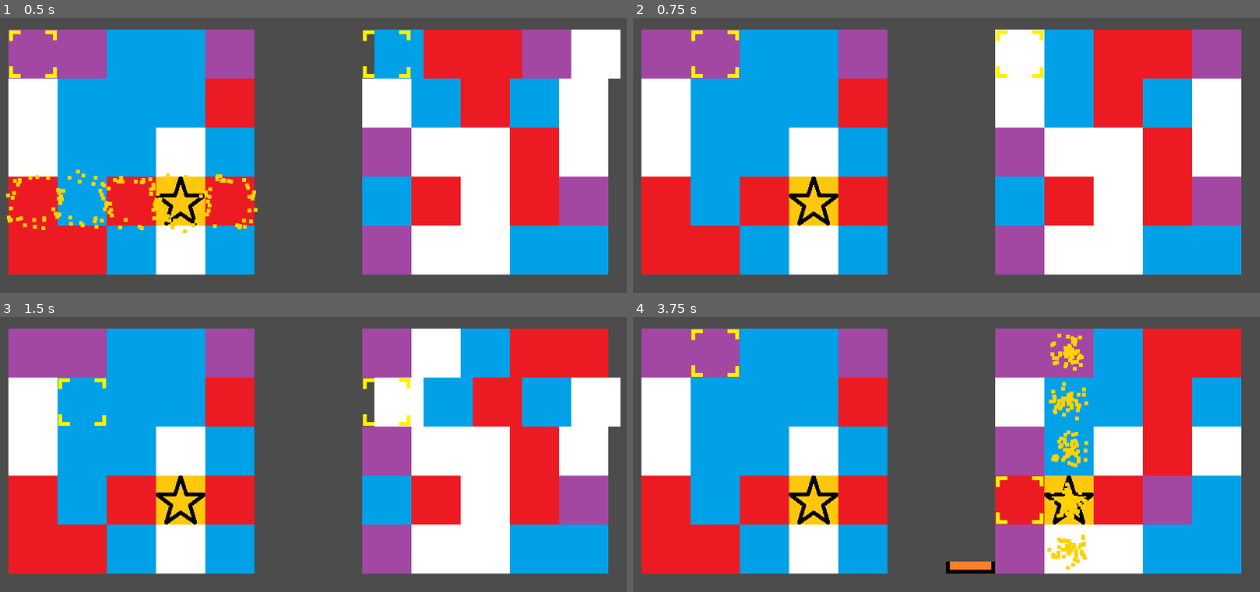
Above: before the commit, frames 1-4 (two rows, left to right).
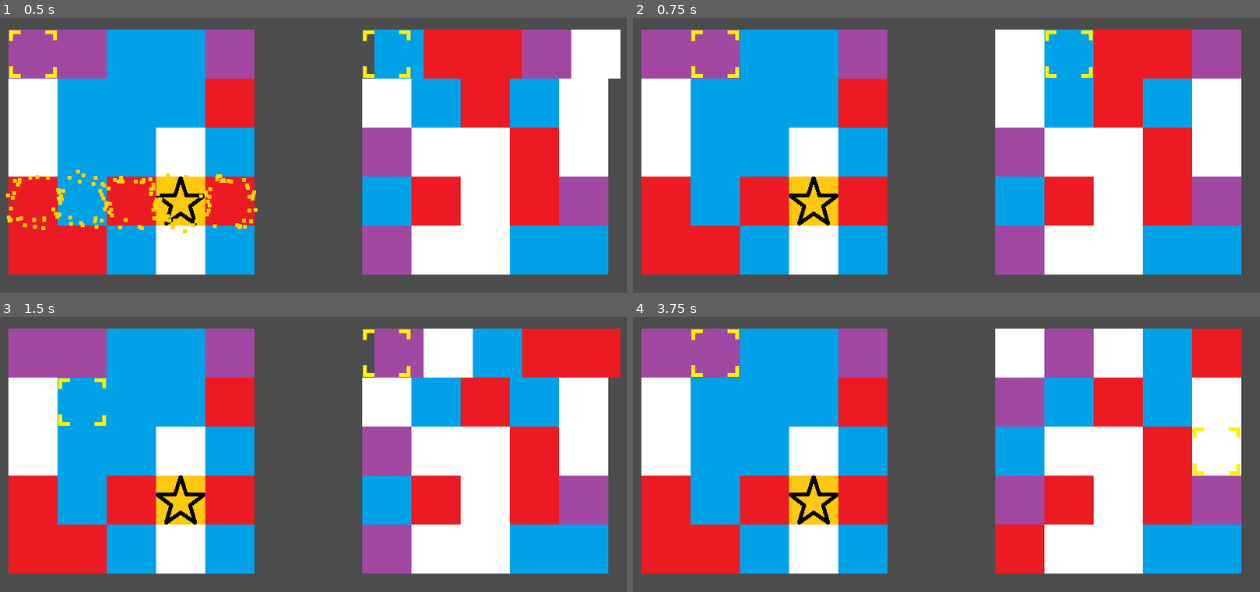
Above: after the commit, the same moments.

Repository: NolanWhitecotton/TilsVersus
Game: Godot game, scene res://Objects/Game/game.tscn
The game is run twice, just before and just after one commit, with the same random seed, the same clock (stepped at 60 frames per second) and the same inputs.
Inputs:
- Up to frame 1 (0.5 s): no input
- Up to frame 2 (0.75 s): tap Enter (ui_accept) at 0.5 s; hold D (cursor_right) from 0.53 s (still down); tap Shift (select_move) at 0.6 s
- Up to frame 3 (1.5 s): tap Enter (ui_accept) at 0.77 s; release D (cursor_right) at 1.28 s; hold S (cursor_down) from 1.28 s (still down); tap Shift (select_move) at 1.35 s
- Up to frame 4 (3.75 s): tap Enter (ui_accept) at 1.52, 3.02 s; release S (cursor_down) at 2.03 s; hold D (cursor_right) 2.03-2.78 s; tap Shift (select_move) at 2.1, 2.85, 3.6 s; hold W (cursor_up) 2.78-3.53 s; hold A (cursor_left) from 3.53 s (still down)

Frame 1 is identical in both runs. In frame 2, 0.4% of the frame differs, in the area x 57-74%, y 4-22%; in frame 3, 4.2%; in frame 4, 23%, in the area x 49-98%, y 3-94%.

Commit message:
Moved the AI to its own script

Diff:
--- /dev/null
+++ b/YoshisCookie/Objects/Board/AI_handler.gd
@@ -0,0 +1,135 @@
+extends Node
+
+class_name AI_handler
+
+var board
+
+var AI_delay_seconds  = 0.5 #TODO let the AI check the score and modify this value to adjust
+
+var ai_completing_color = -1
+var ai_line_type
+var ai_line_pos
+var AI_time_until_move
+
+
+func _init(working_board):
+	board = working_board
+
+	AI_time_until_move = AI_delay_seconds
+	ai_set_line_typepos()
+
+
+func select_possible_color():
+	var valid_colors = get_all_possible_colors()
+	var selecting = valid_colors[randi() % valid_colors.size()]
+	return selecting
+
+
+func ai_set_line_typepos():
+	ai_line_type =  board.LineType.COLUMN if randi()%2 else board.LineType.ROW
+	ai_line_pos = randi() % board.BOARD_SIZE
+
+
+func do_ai_steps():
+	if not board.animation_in_progress():
+		# pick a color to solve
+
+		if(ai_completing_color==-1):
+			ai_completing_color = select_possible_color()
+
+		# check the pieces that need to be solved
+		var to_get_in_place = get_incomplete_in_line(ai_line_type, ai_line_pos, ai_completing_color)
+
+		var piece_y
+		var piece_x
+		# find a piece that matches the color we are solving that is not in the right place
+		var found = false
+		for r in range(board.BOARD_SIZE):
+			if(found):
+				break
+			if(ai_line_type==board.LineType.COLUMN) and ai_line_pos==r: #skip if its the one we're solving
+				continue
+			for c in range(board.BOARD_SIZE):
+				if(ai_line_type==board.LineType.ROW) and ai_line_pos==c: #skip if its the one we're solving
+					continue
+				if board.cookie_grid[r][c].get_color()==ai_completing_color:
+					piece_y = c
+					piece_x = r
+					found = true
+					break
+
+		# The anchor is the position which the cursor would have
+		# to be in such that the cookie we are moving is either in the row or
+		# column of the cursor and the position we are moving it to is in the other.
+		var ai_anchor_x
+		var ai_anchor_y
+
+		# Gets the piece on one of the right axes, then the other.
+		var first_axis_type
+		var first_axis_pos
+		var second_axis_pos
+
+		if(ai_line_type==board.LineType.ROW):
+			ai_anchor_x = to_get_in_place[0]
+			ai_anchor_y = piece_y
+			first_axis_type = board.LineType.COLUMN
+			first_axis_pos = ai_anchor_x
+			second_axis_pos = ai_anchor_y
+		else:
+			ai_anchor_x = piece_x
+			ai_anchor_y = to_get_in_place[0]
+			first_axis_type = board.LineType.ROW
+			first_axis_pos = ai_anchor_y
+			second_axis_pos = ai_anchor_x
+
+		#TODO delay for cursor
+		board.cursor.position.x = ai_anchor_x*64
+		board.cursor.position.y = ai_anchor_y*64
+
+		#if moving to the first axis or the second
+		# TODO let the AI move in the other direction if it is optimal
+		if(get_incomplete_in_line(first_axis_type,first_axis_pos,ai_completing_color).size()==board.BOARD_SIZE):#if there is no goal color in the current col, then move right
+			board.start_line_move(ai_line_type, board.LineSign.POSITIVE, second_axis_pos)
+		else:
+			board.start_line_move(first_axis_type, board.LineSign.POSITIVE, to_get_in_place[0])
+
+
+func move_cursor(delta):
+	AI_time_until_move -= delta
+	if(AI_time_until_move<=0):
+		do_ai_steps()
+		AI_time_until_move = AI_delay_seconds
+	return
+
+
+func handle_completion():
+	ai_completing_color = -1
+	ai_set_line_typepos()
+
+
+func get_all_possible_colors():
+	var possible = []
+
+	for testing in range(5):# for every color
+		var count = 0
+		for r in range(board.BOARD_SIZE):#for every place on the board
+			for c in range(board.BOARD_SIZE):
+				if (board.cookie_grid[r][c].get_color()==testing):
+					count += 1
+		if count >= 5:
+			possible.append(testing)
+
+	return possible
+
+
+func get_incomplete_in_line(var lineType, var linePos, var goalColor):
+	var incomplete = []
+	for checking in range(board.BOARD_SIZE):
+		if lineType==board.LineType.COLUMN:
+			if(board.cookie_grid[linePos][checking].get_color()!=goalColor):
+				incomplete.append(checking)
+		else:
+			if(board.cookie_grid[checking][linePos].get_color()!=goalColor):
+				incomplete.append(checking)
+
+	return incomplete
--- a/YoshisCookie/Objects/Board/board.gd
+++ b/YoshisCookie/Objects/Board/board.gd
@@ -16,17 +16,11 @@
 export var health_x_offset = 0
 export var isAI = false
 onready var cursor = find_node("cursor")
-
-var AI_delay_seconds  = 0.5 #TODO let the AI check the score and modify this value to adjust
+var AI_handler
 
 #enums
 enum LineType {ROW, COLUMN}
 enum LineSign {POSITIVE=1, NEGATIVE=-1}
-
-var ai_completing_color = -1
-var ai_line_type
-var ai_line_pos
-var AI_time_until_move
 
 # generates the 5x5 grid of cookies
 func generate_cookie_grid():
@@ -55,7 +49,6 @@
 	handle_line_match_detection()
 	find_node("health").value=0
 
-
 # Called when the node enters the scene tree for the first time.
 func _ready():
 	find_node("health").margin_left = health_x_offset
@@ -64,9 +57,7 @@
 	randomize()
 	generate_cookie_grid()
 
-	ai_set_line_typepos()
-
-	AI_time_until_move = AI_delay_seconds
+	AI_handler = load("res://Objects/Board/AI_handler.gd").new(self)
 
 
 # starts the cookie moving animation
@@ -121,119 +112,13 @@
 	handle_line_match_detection()
 
 
-func get_all_possible_colors():
-	var possible = []
-
-	for testing in range(5):# for every color
-		var count = 0
-		for r in range(BOARD_SIZE):#for every place on the board
-			for c in range(BOARD_SIZE):
-				if (cookie_grid[r][c].get_color()==testing):
-					count += 1
-		if count >= 5:
-			possible.append(testing)
-
-	return possible
-
-
-func select_possible_color():
-	var valid_colors = get_all_possible_colors()
-	var selecting = valid_colors[randi() % valid_colors.size()]
-	return selecting
-
-
-func get_incomplete_in_line(var lineType, var linePos, var goalColor):
-	var incomplete = []
-	for checking in range(BOARD_SIZE):
-		if lineType==LineType.COLUMN:
-			if(cookie_grid[linePos][checking].get_color()!=goalColor):
-				incomplete.append(checking)
-		else:
-			if(cookie_grid[checking][linePos].get_color()!=goalColor):
-				incomplete.append(checking)
-
-	return incomplete
-
-
-func ai_set_line_typepos():
-	ai_line_type =  LineType.COLUMN if randi()%2 else LineType.ROW
-	ai_line_pos = randi() % BOARD_SIZE
-
-
-func do_ai_steps():
-	if not animation_in_progress():
-		# pick a color to solve
-		if(ai_completing_color==-1):
-			ai_completing_color = select_possible_color()
-
-		# check the pieces that need to be solved
-		var to_get_in_place = get_incomplete_in_line(ai_line_type, ai_line_pos, ai_completing_color)
-
-		var piece_y
-		var piece_x
-		# find a piece that matches the color we are solving that is not in the right place
-		var found = false
-		for r in range(BOARD_SIZE):
-			if(found):
-				break
-			if(ai_line_type==LineType.COLUMN) and ai_line_pos==r: #skip if its the one we're solving
-				continue
-			for c in range(BOARD_SIZE):
-				if(ai_line_type==LineType.ROW) and ai_line_pos==c: #skip if its the one we're solving
-					continue
-				if cookie_grid[r][c].get_color()==ai_completing_color:
-					piece_y = c
-					piece_x = r
-					found = true
-					break
-
-		# The anchor is the position which the cursor would have
-		# to be in such that the cookie we are moving is either in the row or
-		# column of the cursor and the position we are moving it to is in the other.
-		var ai_anchor_x
-		var ai_anchor_y
-
-		# Gets the piece on one of the right axes, then the other.
-		var first_axis_type
-		var first_axis_pos
-		var second_axis_pos
-
-		if(ai_line_type==LineType.ROW):
-			ai_anchor_x = to_get_in_place[0]
-			ai_anchor_y = piece_y
-			first_axis_type = LineType.COLUMN
-			first_axis_pos = ai_anchor_x
-			second_axis_pos = ai_anchor_y
-		else:
-			ai_anchor_x = piece_x
-			ai_anchor_y = to_get_in_place[0]
-			first_axis_type = LineType.ROW
-			first_axis_pos = ai_anchor_y
-			second_axis_pos = ai_anchor_x
-
-		#TODO delay for cursor
-		cursor.position.x = ai_anchor_x*64
-		cursor.position.y = ai_anchor_y*64
-
-		#if moving to the first axis or the second
-		# TODO let the AI move in the other direction if it is optimal
-		if(get_incomplete_in_line(first_axis_type,first_axis_pos,ai_completing_color).size()==BOARD_SIZE):#if there is no goal color in the current col, then move right
-			start_line_move(ai_line_type, LineSign.POSITIVE, second_axis_pos)
-		else:
-			start_line_move(first_axis_type, LineSign.POSITIVE, to_get_in_place[0])
-
-
 # handles user input and moves the cursor accordingly
 func handle_cursor_movement(delta):
 	if get_parent().winner != Game.Players.NOONE: #if the game is over
 		return
 
 	if isAI:
-		AI_time_until_move -= delta
-		if(AI_time_until_move<=0):
-			do_ai_steps()
-			AI_time_until_move = AI_delay_seconds
-		return
+		AI_handler.move_cursor(delta)
 
 	var cursorMoveOffset = 64
 	var cookieOffset = 64
@@ -293,8 +178,8 @@
 
 
 func handle_completed_line(type, pos):
-	ai_completing_color = -1
-	ai_set_line_typepos()
+	if isAI:
+		AI_handler.handle_completion()
 
 	add_points(5)
 
--- a/YoshisCookie/Objects/Cookie/cookie.gd
+++ b/YoshisCookie/Objects/Cookie/cookie.gd
@@ -29,9 +29,11 @@
 func _draw():
 	pass
 
+
 func set_color(new_color):
 	color = new_color
 	get_node("cookie").texture = sprites[color]
+
 
 func get_color():
 	return color
@@ -67,8 +69,10 @@
 			else:
 				position.x+=16 * animation_line_direction
 
+
 func _process(delta):
 	handle_animation_motion()
 
+
 func is_animating():
 	return moving_animation_progress!=0
--- a/YoshisCookie/project.godot
+++ b/YoshisCookie/project.godot
@@ -9,6 +9,11 @@
 config_version=4
 
 _global_script_classes=[ {
+"base": "Node",
+"class": "AI_handler",
+"language": "GDScript",
+"path": "res://Objects/Board/AI_handler.gd"
+}, {
 "base": "Node2D",
 "class": "Board",
 "language": "GDScript",
@@ -25,6 +30,7 @@
 "path": "res://Objects/Game/game.gd"
 } ]
 _global_script_class_icons={
+"AI_handler": "",
 "Board": "",
 "Cookie": "",
 "Game": ""
